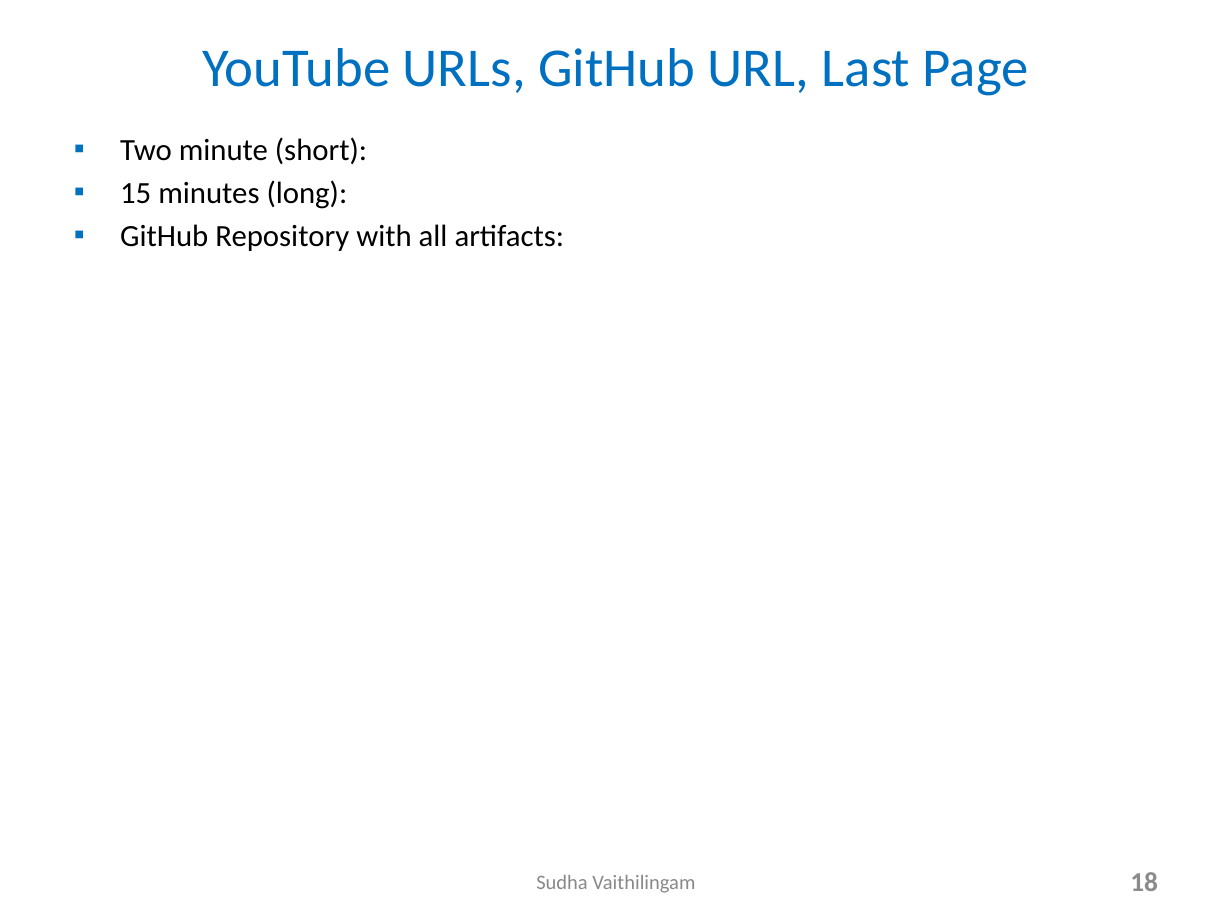
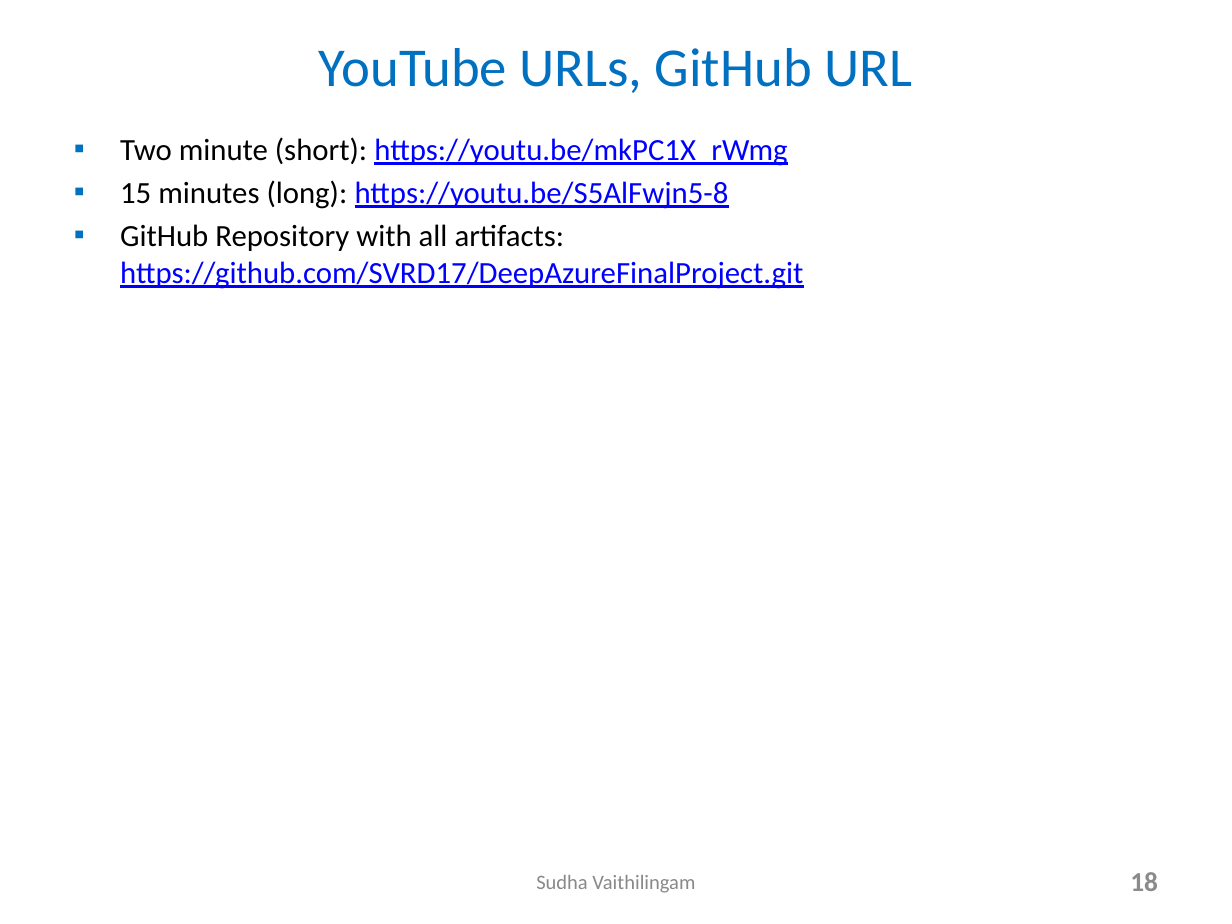
Before and after one commit to SVRD17/DeepAzureFinalProject, a slide deck: slide 18 of AzureMachineLearning_Slides_VaithilingamSudha.pptx. Drawn at 1232x924 pixels with LibreOffice and Linux fonts; fonts in the diff are those of the drawing. Boxes give left, top, right and bottom in pixels: in the first picture for what was removed or moved away, otherwise in the second. Text is boxed around its words. In the diff, an @@ line names an element or a change of style, - is before the commit and + after.

```diff
--- a/AzureMachineLearning_Slides_VaithilingamSudha.pptx
+++ b/AzureMachineLearning_Slides_VaithilingamSudha.pptx
@@ title at <box>319,48,912,93</box>: text changed @@
-YouTube URLs, GitHub URL, Last Page
+YouTube URLs, GitHub URL
@@ text at <box>120,137,803,289</box>: text changed; text colour #000000 to #0000FF @@
-▪ Two minute (short):
-▪ 15 minutes (long):
-▪ GitHub Repository with all artifacts:
+▪ Two minute (short): https://youtu.be/mkPC1X_rWmg
+▪ 15 minutes (long): https://youtu.be/S5AlFwjn5-8
+▪ GitHub Repository with all artifacts: https://github.com/SVRD17/DeepAzureFinalProject.git
```
Also in this commit, not shown: 5 other slides changed, 2 other files.
